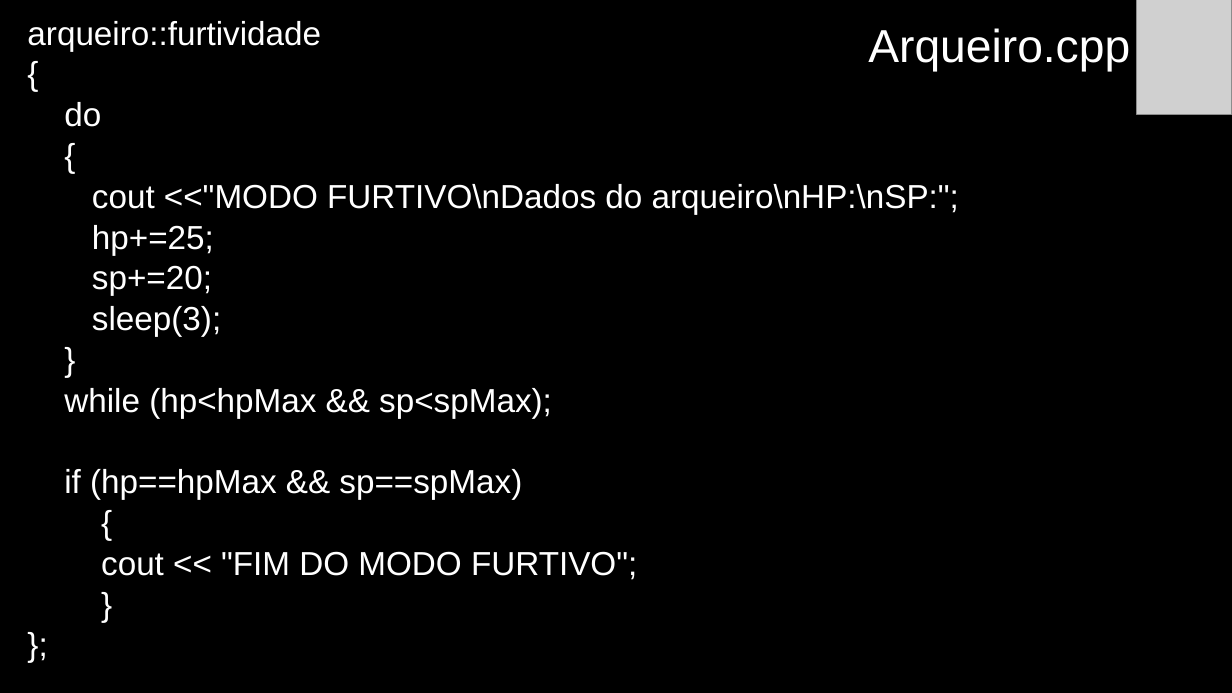
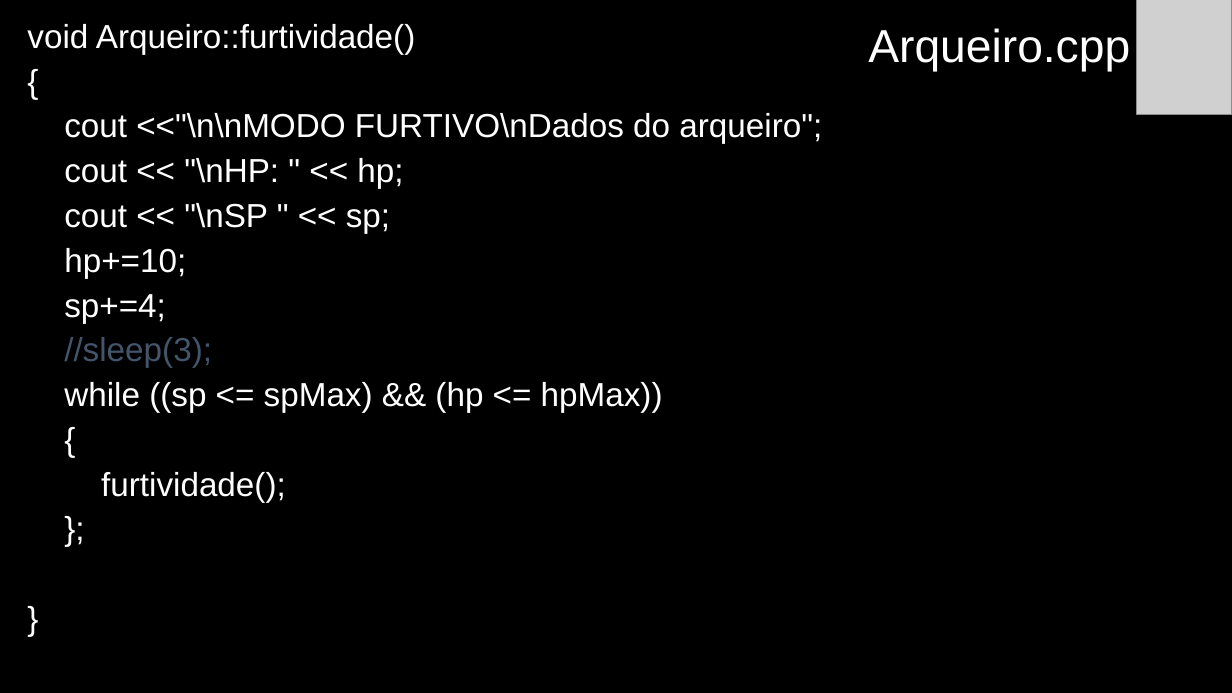
Before and after one commit to anaisabelamr/Arqueiro, a slide deck: slide 11 of Arqueiro/Arqueiro.pptx. Drawn at 1232x693 pixels with LibreOffice and Linux fonts; fonts in the diff are those of the drawing; grey boxes stand for pictures. Boxes give left, top, right and bottom in pixels: in the first picture for what was removed or moved away, otherwise in the second. Text is boxed around its words. In the diff, an @@ line names an element or a change of style, - is before the commit and + after.

Commit message:
Dever de casa realizado com sucesso. Classe Arqueiro criada, classe Data criada, classe Inimigo criada. UML e SLIDE atualizados.

```diff
--- a/Arqueiro/Arqueiro.pptx
+++ b/Arqueiro/Arqueiro.pptx
@@ text "void Arqueiro::furtividade()" at bbox=[27, 24, 822, 502]: line spacing 0.7 to 0.8 @@
@@ text at bbox=[27, 24, 415, 54]: text changed @@
-arqueiro::furtividade
+void Arqueiro::furtividade()
@@ text at bbox=[64, 113, 822, 413]: text changed @@
-do
+cout <<"\n\nMODO FURTIVO\nDados do arqueiro";
+cout << "\nHP: " << hp;
+cout << "\nSP " << sp;
+hp+=10;
+sp+=4;
+//sleep(3);
+while ((sp <= spMax) && (hp <= hpMax))
@@ text at bbox=[64, 388, 637, 580]: paragraphs removed @@
-while (hp<hpMax && sp<spMax);
-if (hp==hpMax && sp==spMax)
-{
-cout << "FIM DO MODO FURTIVO";
-}
-};
@@ text at bbox=[101, 472, 286, 502]: text changed @@
-cout <<"MODO FURTIVO\nDados do arqueiro\nHP:\nSP:";
-hp+=25;
-sp+=20;
-sleep(3);
+furtividade();
+};
```
Also in this commit, not shown: 9 other slides changed, 18 slides added, 18 other files.
